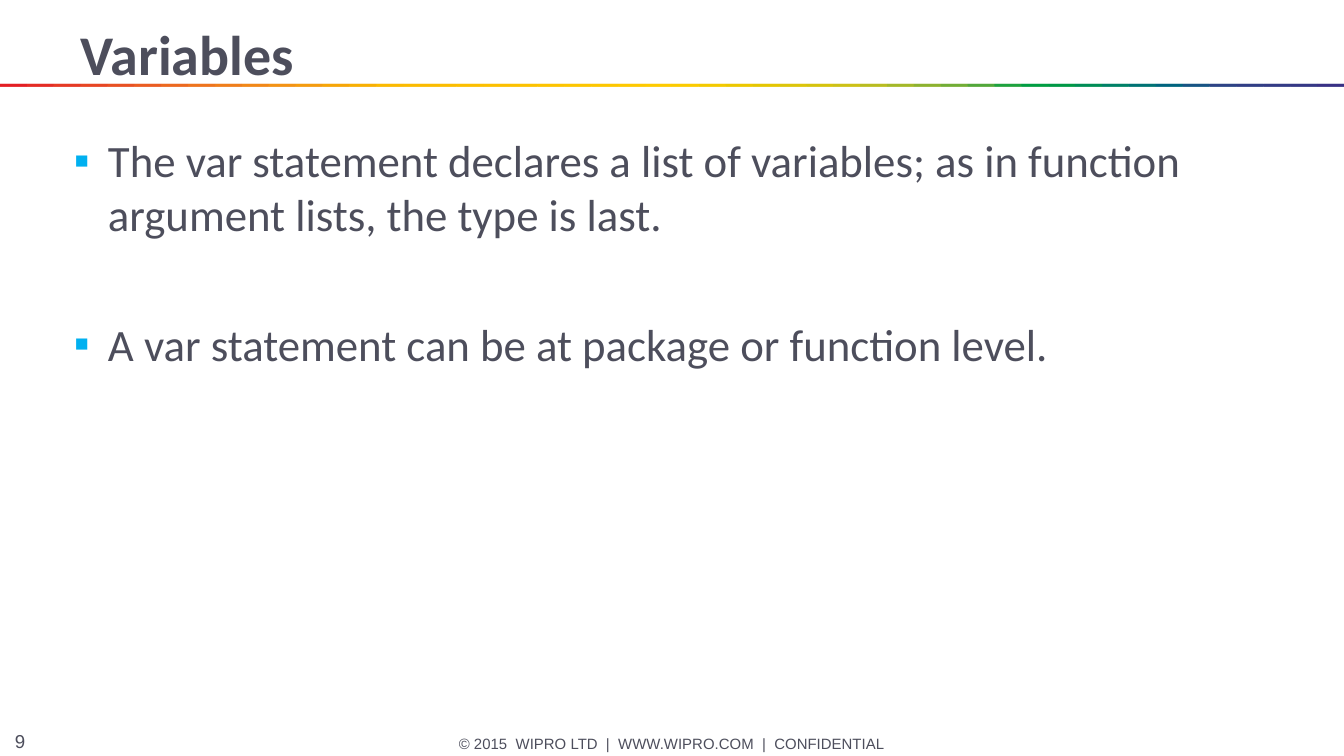
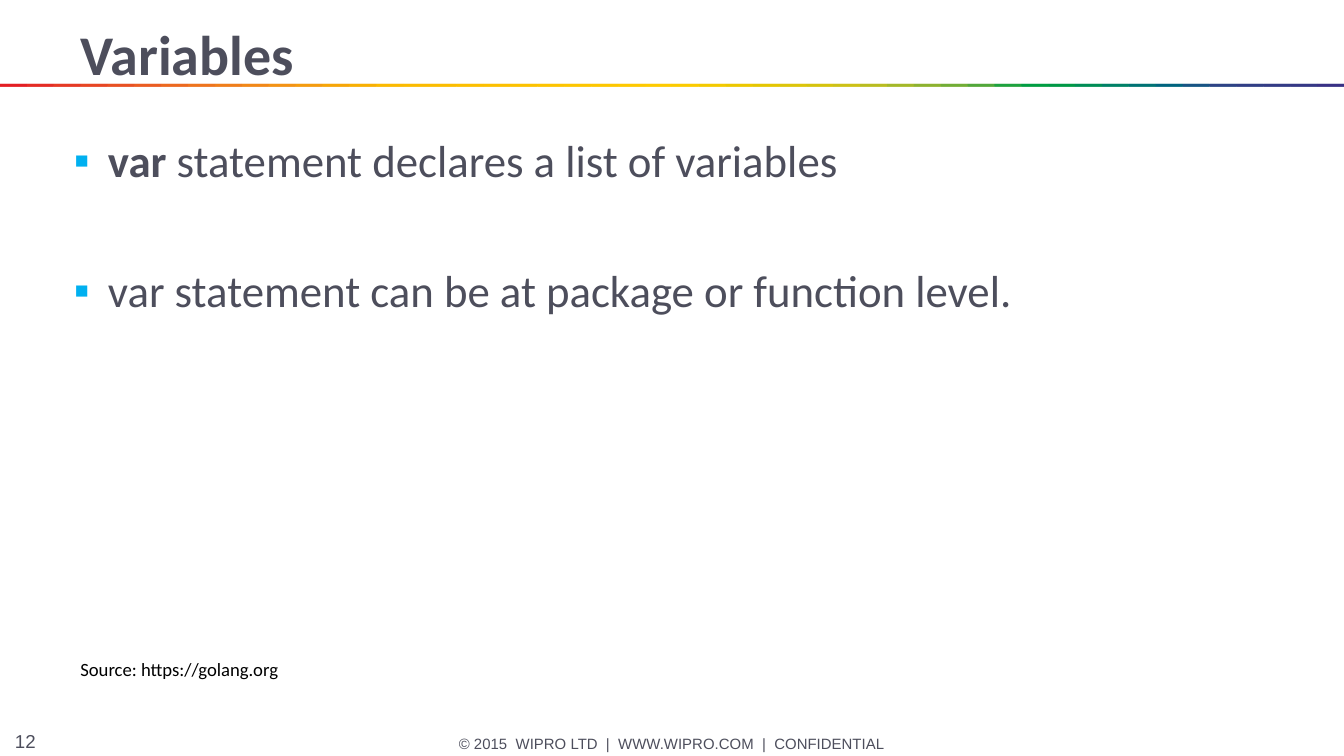
Before and after one commit to HANAND1979/go, a slide deck: slide 12 of go/Go.pptx (slide 9 before the commit). Drawn at 1344x756 pixels with LibreOffice and Linux fonts; fonts in the diff are those of the drawing. Boxes give left, top, right and bottom in pixels: in the first picture for what was removed or moved away, otherwise in the second. Text is boxed around its words. In the diff, an @@ line names an element or a change of style, - is before the commit and + after.

```diff
--- a/go/Go.pptx
+++ b/go/Go.pptx
@@ text at [108,146,1011,315]: text changed @@
-▪ The var statement declares a list of variables; as in function argument lists, the type is last.
-▪ A var statement can be at package or function level.
+▪ var statement declares a list of variables
+▪ var statement can be at package or function level.
@@ text added at [80,663,278,680], 10 pt, text #000000 @@
+Source: https://golang.org
@@ page number at [15,735,36,748]: text changed @@
-9
+12
```
Also in this commit, not shown: 10 other slides changed, 8 slides added, 3 slides removed.
